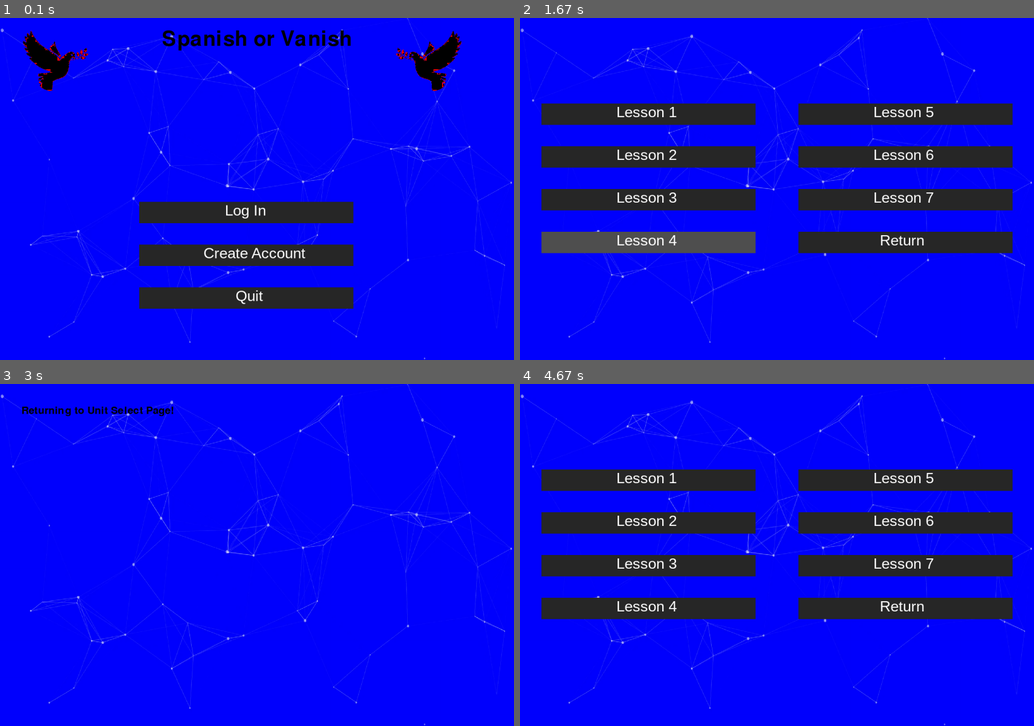
Above: before the commit, frames 1-4 (two rows, left to right).
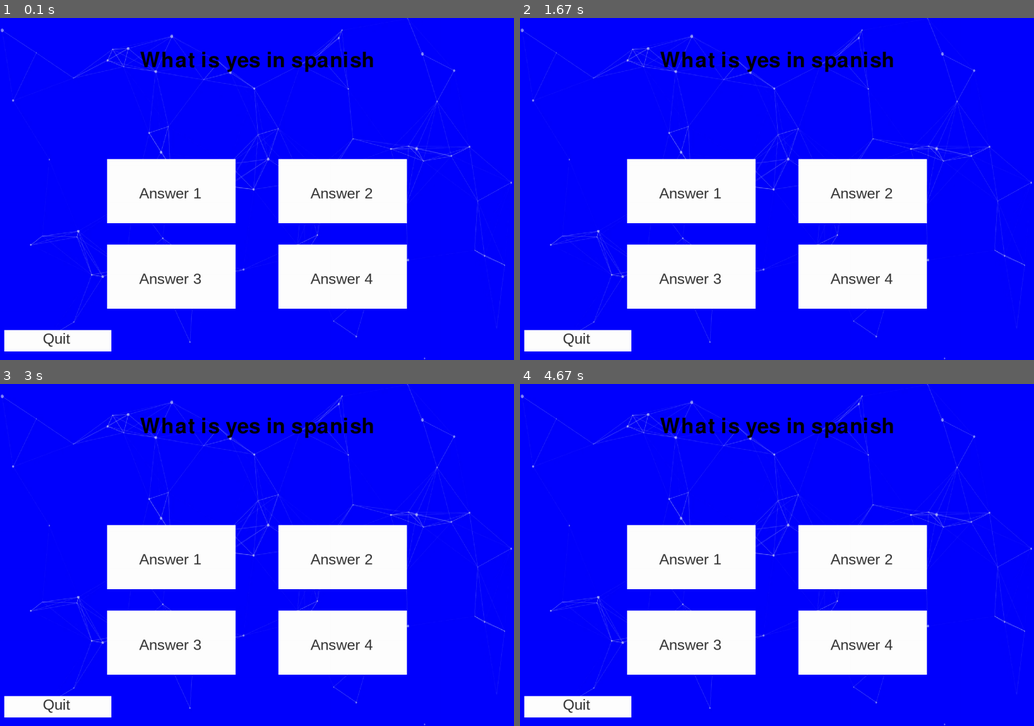
Above: after the commit, the same moments.

Repository: cinnamonflavoredbismuth/CS1400-2-Final
Game: pygame game, started from pygame_display.py
Two runs of this game, one before a commit and one after it. Both use one fixed random seed, a clock stepped at 60 frames per second and the inputs below.
Inputs (mouse positions are in pixels of both pictures, inside the frame that each line leads up to):
- Up to frame 1 (0.1 s): no input
- Up to frame 2 (1.67 s): click (766, 253) at 0.43 s, where only the run before the commit has a clickable "Create Account"; click (766, 253) at 0.8 s, where only the run before the commit has a clickable "Start"; click (766, 298) at 1.2 s, where only the run before the commit has a clickable "Unit 4"; click (612, 236) at 1.6 s
- Up to frame 3 (3 s): no input
- Up to frame 4 (4.67 s): click (766, 534) at 4.58 s, where only the run before the commit has a clickable "Unit 1"

The runs differ from the first frame. In frame 1, 25% of the frame differs, in the area x 0-90%, y 3-98%; in frame 2, 36%; in frame 3, 22%; in frame 4, 36%, in the area x 0-96%, y 9-98%.

Commit message:
e
Co-authored-by: Tate-masterofCHAOS <Tate-masterofCHAOS@users.noreply.github.com>

Diff:
--- a/basic_functions.py
+++ b/basic_functions.py
@@ -6,7 +6,7 @@
             pygame.draw.rect(screen,dict['hover_color'],[dict['StartPos']['x'],dict['StartPos']['y'],dict['width'],dict['height']]) # If mouse is hovering
         else:
             pygame.draw.rect(screen,dict['main_color'],[dict['StartPos']['x'],dict['StartPos']['y'],dict['width'],dict['height']]) # If mouse is not touching
-        screen.blit(pygame.font.SysFont(dict['font'],dict['fontsize']).render(dict['text'] , True , dict["text_color"]),(dict['StartPos']['x']+dict["text_offset"],dict['StartPos']['y'])) # Putting text on the button
+        screen.blit(pygame.font.SysFont(dict['font'],dict['fontsize']).render(dict['text'] , True , dict["text_color"]),(dict['StartPos']['x']+dict["text_offset"],dict['StartPos']['y']+dict['verticle_text_offset'])) # Putting text on the button
 
 
 def user_input():
@@ -22,5 +22,6 @@
 "hover_color": (80,80,80),
 "main_color": (40,40,40),
 "text_offset": 225,
+"verticle_text_offset": 0,
 "text_color": (255,255,255)
 }
--- /dev/null
+++ b/lesson.py
@@ -0,0 +1,150 @@
+import pygame
+import csv
+import random
+from basic_functions import btn
+# from sign_up_screen import *
+
+# Define the Spanish or Vanish game
+# Initialize Pygame
+pygame.init()
+
+# Set up the display
+screen = pygame.display.set_mode((1200, 800))
+pygame.display.set_caption('Spanish or Vanish')
+pygame.display.set_icon(pygame.image.load('logo_uwu.png'))
+
+
+# Image background
+background_image = pygame.image.load('BG.webp')  # Load the image
+background_image = pygame.transform.scale(background_image, (1200, 800))  # Scale to fit the screen
+bird1 = pygame.image.load("logo_uwu.png")
+bird2 = pygame.image.load("logo_uwu.png")
+bird2 = pygame.transform.flip(bird2, True, False)  # Flip the image horizontally
+bird1 = pygame.transform.scale(bird1, (200, 200))  # Scale the image to fit the screen
+bird2 = pygame.transform.scale(bird2, (200, 200))  # Scale the image to fit the screen
+
+#Create Button date
+option1_btn = {
+        "width" : 300, # width of the button
+        "height" : 150, # height of the button
+        "StartPos": {"x" :  250,"y" : 330}, # Top left is 0,0
+        "text": "Answer 1",
+        "font": "Arial",
+        "fontsize": 35,
+        "hover_color": (200,200,200),
+        "main_color": (255,255,255),
+        "text_offset": 75,
+        "verticle_text_offset": 60,
+        "text_color": (50,50,50)
+        }
+option2_btn = {
+        "width" : 300, # width of the button
+        "height" : 150, # height of the button
+        "StartPos": {"x" :  650,"y" : 330}, # Top left is 0,0
+        "text": "Answer 2",
+        "font": "Arial",
+        "fontsize": 35,
+        "hover_color": (200,200,200),
+        "main_color": (255,255,255),
+        "text_offset": 75,
+        "verticle_text_offset": 60,
+        "text_color": (50,50,50)
+        }
+option3_btn = {
+        "width" : 300, # width of the button
+        "height" : 150, # height of the button
+        "StartPos": {"x" :  250,"y" : 530}, # Top left is 0,0
+        "text": "Answer 3",
+        "font": "Arial",
+        "fontsize": 35,
+        "hover_color": (200,200,200),
+        "main_color": (255,255,255),
+        "text_offset": 75,
+        "verticle_text_offset": 60,
+        "text_color": (50,50,50)
+        }
+option4_btn = {
+        "width" : 300, # width of the button
+        "height" : 150, # height of the button
+        "StartPos": {"x" :  650,"y" : 530}, # Top left is 0,0
+        "text": "Answer 4",
+        "font": "Arial",
+        "fontsize": 35,
+        "hover_color": (200,200,200),
+        "main_color": (255,255,255),
+        "text_offset": 75,
+        "verticle_text_offset": 60,
+        "text_color": (50,50,50)
+        }
+quit_btn = {
+        "width" : 250, # width of the button
+        "height" : 50, # height of the button
+        "StartPos": {"x" :  10,"y" : 730}, # Top left is 0,0
+        "text": "Quit",
+        "font": "Arial",
+        "fontsize": 35,
+        "hover_color": (200,200,200),
+        "main_color": (255,255,255),
+        "text_offset": 90,
+        "verticle_text_offset": 0,
+        "text_color": (50,50,50)
+        }
+# Set up fonts
+font = pygame.font.Font(None, 36)
+title_font = pygame.font.Font(None, 72)  # Larger font for the title
+def lessons():
+    question_text = title_font.render('What is yes in spanish', True, (0, 0, 0))  # White color
+
+    # Position the title at the top center of the screen
+    question_rect = question_text.get_rect(center=(600, 100))  # Centered at the top of the screen
+
+    while True:
+        running = True
+        while running:
+            screen.fill((255, 255, 255))  # Clear the screen with a white background
+            screen.blit(background_image, (0,0))
+            screen.blit(question_text, question_rect)
+
+            btn(option1_btn)
+            btn(option2_btn)
+            btn(option3_btn)
+            btn(option4_btn)
+            btn(quit_btn)
+
+            for event in pygame.event.get():
+                if event.type == pygame.QUIT:
+                    running = False
+                elif event.type == pygame.MOUSEBUTTONDOWN:
+                    if option1_btn['StartPos']['x'] <= event.pos[0] <= option1_btn['StartPos']['x'] + option1_btn['width'] and option1_btn['StartPos']['y'] <= event.pos[1] <= option1_btn['StartPos']['y'] + option1_btn['height']:
+                        # Go back to the main menu
+                        running = False
+
+                    elif option2_btn['StartPos']['x'] <= event.pos[0] <= option2_btn['StartPos']['x'] + option2_btn['width'] and option2_btn['StartPos']['y'] <= event.pos[1] <= option2_btn['StartPos']['y'] + option2_btn['height']:
+                        running = False
+
+                    elif option3_btn['StartPos']['x'] <= event.pos[0] <= option3_btn['StartPos']['x'] + option3_btn['width'] and option3_btn['StartPos']['y'] <= event.pos[1] <= option3_btn['StartPos']['y'] + option3_btn['height']:
+                        running = False
+
+                    elif option4_btn['StartPos']['x'] <= event.pos[0] <= option4_btn['StartPos']['x'] + option4_btn['width'] and option4_btn['StartPos']['y'] <= event.pos[1] <= option4_btn['StartPos']['y'] + option4_btn['height']:
+                        running = False
+
+                    elif quit_btn['StartPos']['x'] <= event.pos[0] <= quit_btn['StartPos']['x'] + quit_btn['width'] and quit_btn['StartPos']['y'] <= event.pos[1] <= quit_btn['StartPos']['y'] + quit_btn['height']:
+                        # Go back to the main menu
+                        running = False
+
+
+
+            pygame.display.flip()  # Update the display
+            pygame.time.delay(100)  # Delay to control frame rat
+
+        # End of the game loop
+        final_message = "Thank you for playing!"
+        final_surface = font.render(final_message, True, (0, 0, 0))
+        screen.fill((255, 255, 255))  # Clear the screen for the final message
+        screen.blit(background_image, (0,0))
+        screen.blit(final_surface, (50, 50))
+        pygame.display.flip()  # Update the display
+        pygame.time.delay(2000)  # Wait for 2 seconds before quitting
+        # Quit Pygame
+
+lessons()
--- a/lesson_select.py
+++ b/lesson_select.py
@@ -2,6 +2,7 @@
 import csv
 import random
 from basic_functions import btn
+from lesson import lessons
 
 # Define the Spanish or Vanish game
 # This is a simple game where the user selects the correct answer from multiple options.
@@ -41,6 +42,7 @@
     "hover_color": (80,80,80),
     "main_color": (40,40,40),
     "text_offset": 175,
+    "verticle_text_offset": 0,
     "text_color": (255,255,255)
     }
     lesson_2_btn = {
@@ -53,6 +55,7 @@
     "hover_color": (80,80,80),
     "main_color": (40,40,40),
     "text_offset": 175,
+    "verticle_text_offset": 0,
     "text_color": (255,255,255)
     }
     lesson_3_btn = {
@@ -65,6 +68,7 @@
     "hover_color": (80,80,80),
     "main_color": (40,40,40),
     "text_offset": 175,
+    "verticle_text_offset": 0,
     "text_color": (255,255,255)
     }
     lesson_4_btn = {
@@ -77,6 +81,7 @@
     "hover_color": (80,80,80),
     "main_color": (40,40,40),
     "text_offset": 175,
+    "verticle_text_offset": 0,
     "text_color": (255,255,255)
     }
     lesson_5_btn = {
@@ -89,6 +94,7 @@
     "hover_color": (80,80,80),
     "main_color": (40,40,40),
     "text_offset": 175,
+    "verticle_text_offset": 0,
     "text_color": (255,255,255)
     }
     lesson_6_btn = {
@@ -101,6 +107,7 @@
     "hover_color": (80,80,80),
     "main_color": (40,40,40),
     "text_offset": 175,
+    "verticle_text_offset": 0,
     "text_color": (255,255,255)
     }
     lesson_7_btn = {
@@ -113,6 +120,7 @@
     "hover_color": (80,80,80),
     "main_color": (40,40,40),
     "text_offset": 175,
+    "verticle_text_offset": 0,
     "text_color": (255,255,255)
     }
     return_btn = {
@@ -125,6 +133,7 @@
     "hover_color": (80,80,80),
     "main_color": (40,40,40),
     "text_offset": 190,
+    "verticle_text_offset": 0,
     "text_color": (255,255,255)
     }
 
@@ -165,25 +174,25 @@
             elif event.type == pygame.MOUSEBUTTONDOWN:
                 if lesson_1_btn['StartPos']['x'] <= event.pos[0] <= lesson_1_btn['StartPos']['x'] + lesson_1_btn['width'] and lesson_1_btn['StartPos']['y'] <= event.pos[1] <= lesson_1_btn['StartPos']['y'] + lesson_1_btn['height']:
                     # Go back to the main menu
-                    running = False
+                    lessons()
 
                 elif lesson_2_btn['StartPos']['x'] <= event.pos[0] <= lesson_2_btn['StartPos']['x'] + lesson_2_btn['width'] and lesson_2_btn['StartPos']['y'] <= event.pos[1] <= lesson_2_btn['StartPos']['y'] + lesson_2_btn['height']:
-                    running = False
+                    lessons()
 
                 elif lesson_3_btn['StartPos']['x'] <= event.pos[0] <= lesson_3_btn['StartPos']['x'] + lesson_3_btn['width'] and lesson_3_btn['StartPos']['y'] <= event.pos[1] <= lesson_3_btn['StartPos']['y'] + lesson_3_btn['height']:
-                    running = False
+                    lessons()
 
                 elif lesson_4_btn['StartPos']['x'] <= event.pos[0] <= lesson_4_btn['StartPos']['x'] + lesson_4_btn['width'] and lesson_4_btn['StartPos']['y'] <= event.pos[1] <= lesson_4_btn['StartPos']['y'] + lesson_4_btn['height']:
-                    running = False
+                    lessons()
 
                 elif lesson_5_btn['StartPos']['x'] <= event.pos[0] <= lesson_5_btn['StartPos']['x'] + lesson_5_btn['width'] and lesson_5_btn['StartPos']['y'] <= event.pos[1] <= lesson_5_btn['StartPos']['y'] + lesson_5_btn['height']:
-                    running = False
+                    lessons()
 
                 elif lesson_6_btn['StartPos']['x'] <= event.pos[0] <= lesson_6_btn['StartPos']['x'] + lesson_6_btn['width'] and lesson_6_btn['StartPos']['y'] <= event.pos[1] <= lesson_6_btn['StartPos']['y'] + lesson_6_btn['height']:
-                    running = False
+                    lessons()
 
                 elif lesson_7_btn['StartPos']['x'] <= event.pos[0] <= lesson_7_btn['StartPos']['x'] + lesson_7_btn['width'] and lesson_7_btn['StartPos']['y'] <= event.pos[1] <= lesson_7_btn['StartPos']['y'] + lesson_7_btn['height']:
-                    running = False
+                    lessons()
 
                 if return_btn['StartPos']['x'] <= event.pos[0] <= return_btn['StartPos']['x'] + return_btn['width'] and return_btn['StartPos']['y'] <= event.pos[1] <= return_btn['StartPos']['y'] + return_btn['height']:
                     # Go back to the main menu
--- a/main.py
+++ b/main.py
@@ -1,6 +1,6 @@
 # Program  -Cecily Strong, Luke Murdock, Tate Morgan, Hasan De La Cruz
 # Main File -Luke Murdock
-from spanish import game
+from stat import *
 from account_handler import *
 
 
--- a/pygame_display.py
+++ b/pygame_display.py
@@ -1,7 +1,7 @@
 import pygame
 import csv
 import random
-from spanish import lessons
+from spanish import *
 from basic_functions import btn
 
 # Define the Spanish or Vanish game
@@ -48,6 +48,7 @@
 "hover_color": (80,80,80),
 "main_color": (40,40,40),
 "text_offset": 225,
+"verticle_text_offset": 0,
 "text_color": (255,255,255)
 }
 Account_create_btn = {
@@ -60,6 +61,7 @@
 "hover_color": (80,80,80),
 "main_color": (40,40,40),
 "text_offset": 150,
+"verticle_text_offset": 0,
 "text_color": (255,255,255)
 }
 Log_in_btn = {
@@ -72,6 +74,7 @@
 "hover_color": (80,80,80),
 "main_color": (40,40,40),
 "text_offset": 200,
+"verticle_text_offset": 0,
 "text_color": (255,255,255)
 }
 
--- a/spanish.py
+++ b/spanish.py
@@ -39,6 +39,7 @@
         "hover_color": (80,80,80),
         "main_color": (40,40,40),
         "text_offset": 225,
+        "verticle_text_offset": 0,
         "text_color": (255,255,255)
         }
         Start_btn = {
@@ -51,6 +52,7 @@
         "hover_color": (80,80,80),
         "main_color": (40,40,40),
         "text_offset": 215,
+        "verticle_text_offset": 0,
         "text_color": (255,255,255)
         }
 
--- a/unit.py
+++ b/unit.py
@@ -39,6 +39,7 @@
         "hover_color": (80,80,80),
         "main_color": (40,40,40),
         "text_offset": 215,
+        "verticle_text_offset": 0,
         "text_color": (255,255,255)
         }
         unit2_btn = {
@@ -51,6 +52,7 @@
         "hover_color": (80,80,80),
         "main_color": (40,40,40),
         "text_offset": 215,
+        "verticle_text_offset": 0,
         "text_color": (255,255,255)
         }
         unit3_btn = {
@@ -63,6 +65,7 @@
         "hover_color": (80,80,80),
         "main_color": (40,40,40),
         "text_offset": 215,
+        "verticle_text_offset": 0,
         "text_color": (255,255,255)
         }
         unit4_btn = {
@@ -75,6 +78,7 @@
         "hover_color": (80,80,80),
         "main_color": (40,40,40),
         "text_offset": 215,
+        "verticle_text_offset": 0,
         "text_color": (255,255,255)
         }
         return_btn = {
@@ -87,6 +91,7 @@
         "hover_color": (80,80,80),
         "main_color": (40,40,40),
         "text_offset": 75,
+        "verticle_text_offset": 0,
         "text_color": (255,255,255)
         }
 
